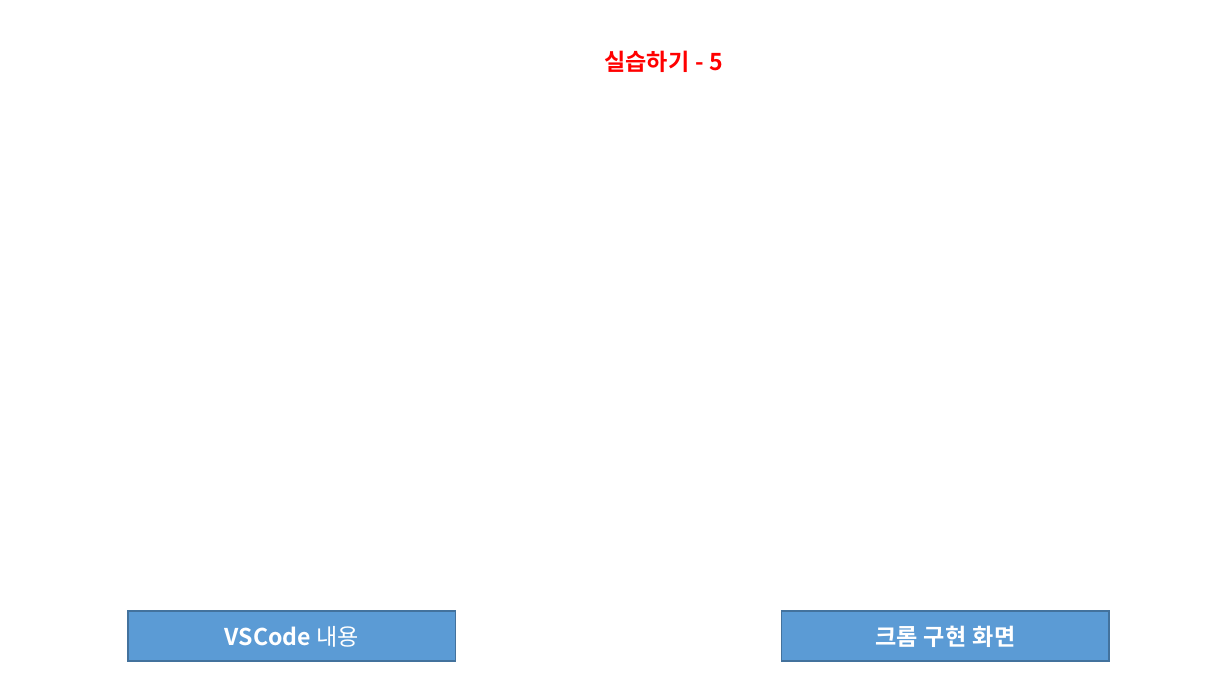
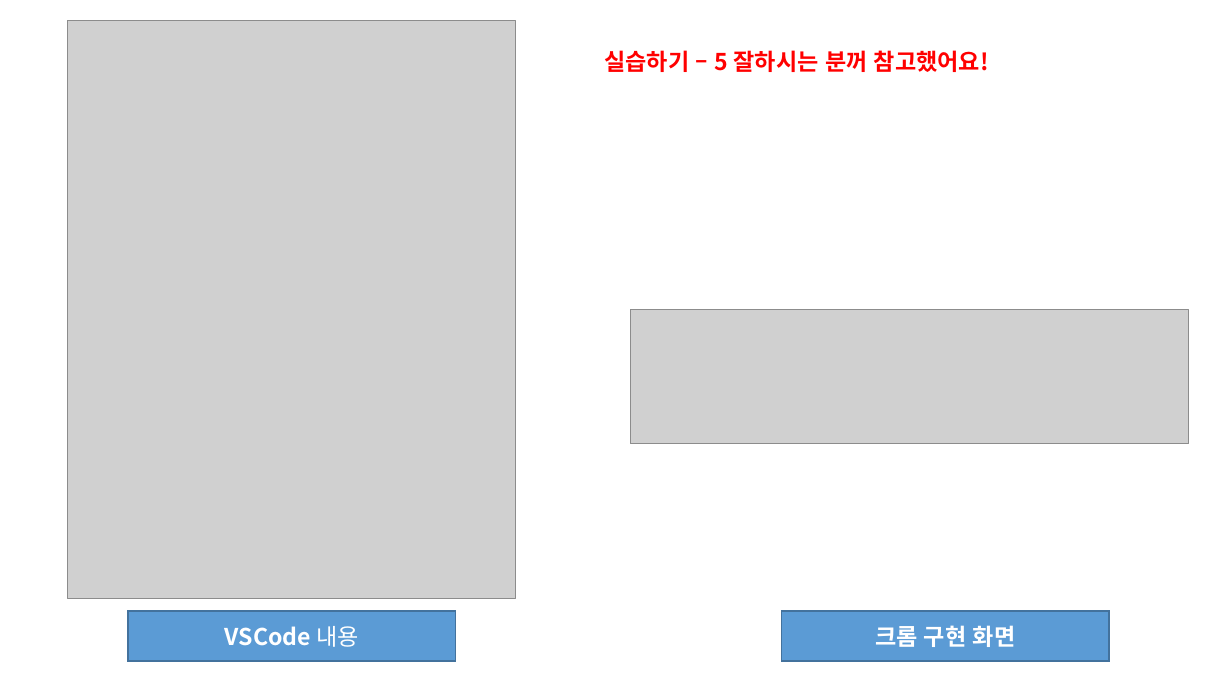
Before and after one commit to sonyoungsik/------, a slide deck: slide 18 of HTML(전체)/5월 12일 폴더/4강 과제 제출(손영식).pptx (slide 17 before the commit). Drawn at 1232x693 pixels with LibreOffice and Linux fonts; fonts in the diff are those of the drawing; grey boxes stand for pictures. Boxes give left, top, right and bottom in pixels: in the first picture for what was removed or moved away, otherwise in the second. Text is boxed around its words. In the diff, an @@ line names an element or a change of style, - is before the commit and + after.

```diff
--- a/HTML(전체)/5월 12일 폴더/4강 과제 제출(손영식).pptx
+++ b/HTML(전체)/5월 12일 폴더/4강 과제 제출(손영식).pptx
@@ picture added at (67,20,516,599) @@
@@ text at (604,50,989,72): text changed @@
-실습하기 - 5
+실습하기 – 5 잘하시는 분꺼 참고했어요!
@@ picture added at (630,310,1189,444) @@
```
Also in this commit, not shown: 1 other slide changed, 1 slide added, 1 other file.
